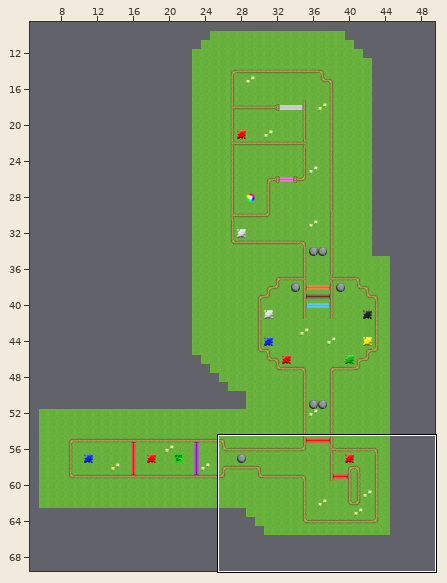
One commit to this Tiled map: android/assets/SecondLevel.tmx. Above, an overview of the earlier version with the close-up marked.
Close-up. The starting point:
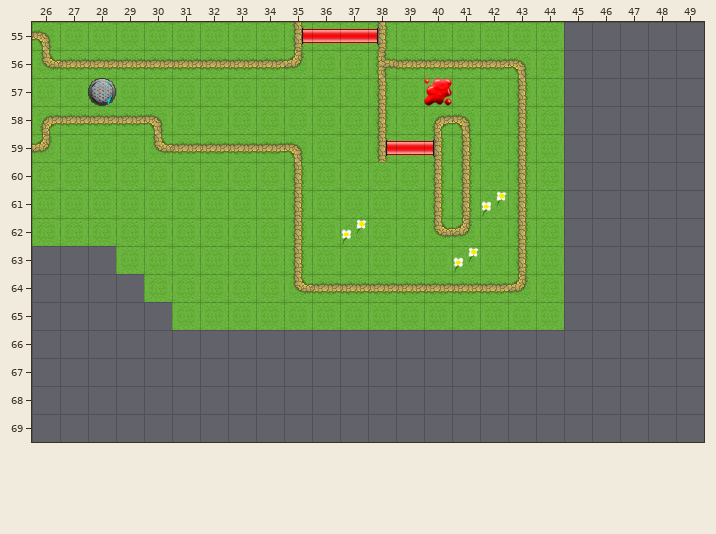
Cells are 32x32 px. Shown: x 26..49, y 55..69. The commit also changed other parts of the map, which this record leaves out. The old version is drawn lined up with the new one.
New version:
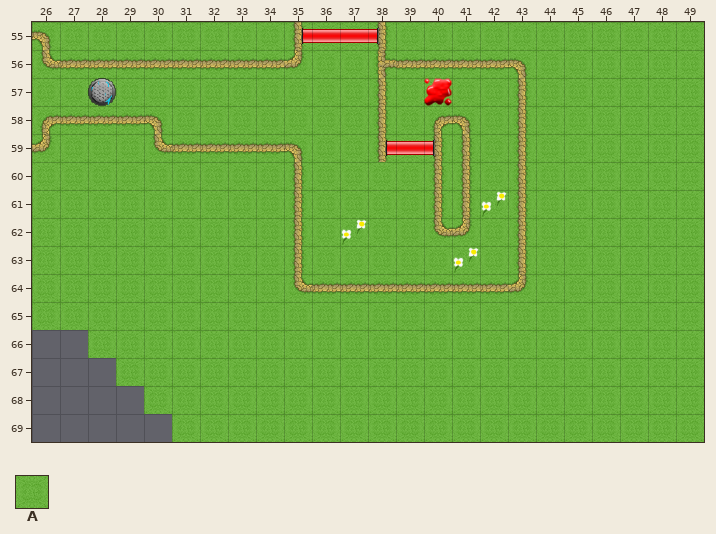
Key: from "wallsandground": A 0.
_ is an empty cell.
Diff:
map size 45x66 -> 50x70 cells
Layer "groundtiles":
The author put tile A in rows 55 to 62 at x 45 to 49; in row 63 at x 26 to 28 and 45 to 49; in row 64 at x 26 to 29 and 45 to 49; in row 65 at x 26 to 30 and 45 to 49; in row 66 at x 28 to 49; in row 67 at x 29 to 49.
The author put tile A in row 68 at x 30 to 49; in row 69 at x 31 to 49.
